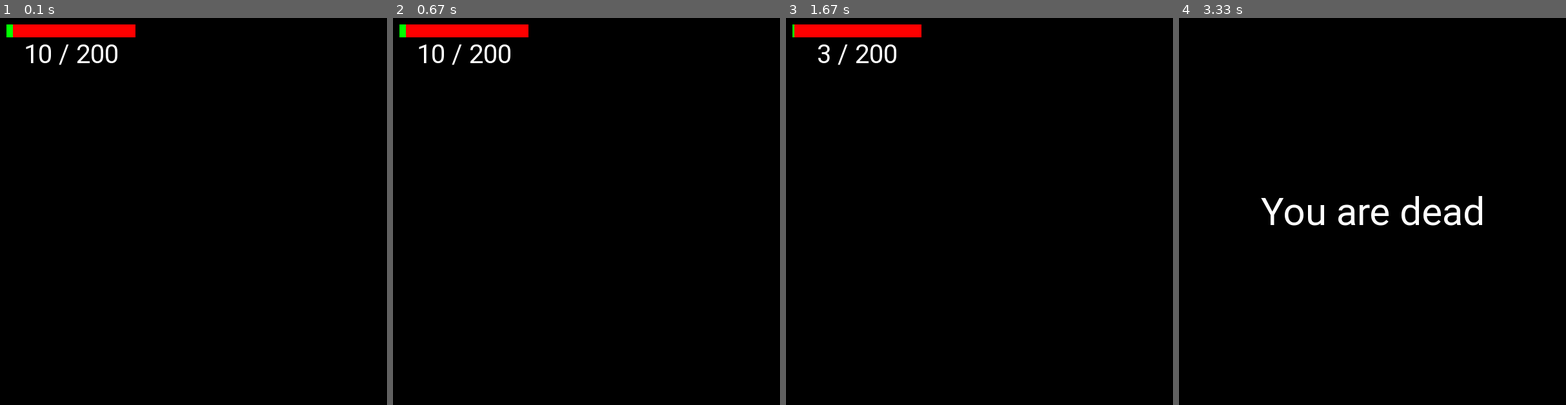
Above: before the commit, frames 1-4 (left to right).
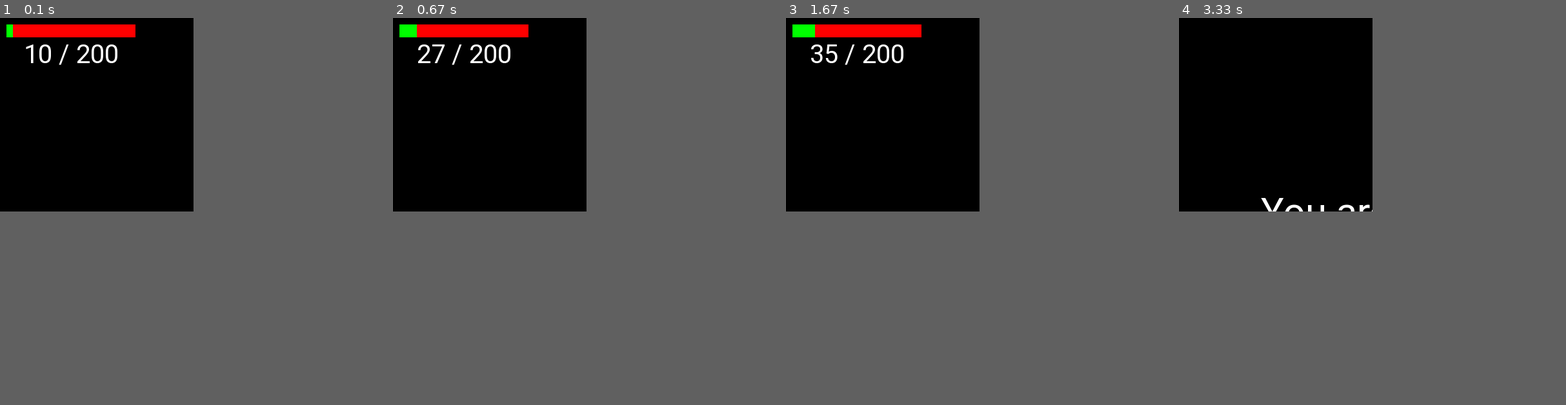
Above: after the commit, the same moments.

Repository: KrystianOstr/Pygame-HowTo
Game: pygame game, started from health_bar.py
Two runs of this game, one before a commit and one after it. Both use one fixed random seed, a clock stepped at 60 frames per second and the inputs below.
Inputs (mouse positions are in pixels of both pictures, inside the frame that each line leads up to):
- Up to frame 1 (0.1 s): no input
- Up to frame 2 (0.67 s): hold Right from 0.33 s (still down)
- Up to frame 3 (1.67 s): release Right at 0.8 s; click (944, 110) at 0.88 s; hold Right 1.17-1.63 s
- Up to frame 4 (3.33 s): hold Left 1.67-2.2 s; hold Left 2.23-2.63 s; click (1213, 161) at 2.72 s; hold Right from 3 s (still down)
The window is 600x600 before the commit and 300x300 after it. Grey fills any space a smaller window leaves; there, only what the larger window draws over its background counts as a difference.

The runs differ from the first frame. In frame 1, only the window size differs. In frame 2, 0.3% of the frame differs, in the area x 3-14%, y 1-12%; in frame 3, 0.7%; in frame 4, 1.1%, in the area x 23-79%, y 46-54%.

Commit message:
added keyboard handle

Diff:
--- a/health_bar.py
+++ b/health_bar.py
@@ -3,8 +3,8 @@
 
 py.init()
 
-SCREEN_WIDTH = 600
-SCREEN_HEIGHT = 600
+SCREEN_WIDTH = 300
+SCREEN_HEIGHT = 300
 FPS = 60
 
 max_health = 200
@@ -52,6 +52,52 @@
     text_rect = text_surface.get_rect(center=(110,85))
     screen.blit(text_surface, text_rect)
 
+def handle_input(event):
+    if event.type == py.MOUSEBUTTONDOWN:
+        handle_mouse(event)
+    if event.type == py.KEYDOWN:
+        handle_keyboard(event)
+
+
+def add_wounds():
+    global game_state, current_health
+
+    current_health -= get_random_value(20)
+    current_health = max(current_health, 0)
+    if current_health <= 0:
+        draw_healthbar()
+        py.display.update()
+        py.time.delay(500)
+        game_state = 'dead'
+
+def add_healing():
+    global current_health,max_health, overheal_text_timer
+    if current_health >= max_health:
+        overheal_text_timer = py.time.get_ticks() + 1000
+        return
+
+    current_health += get_random_value(20, 15)
+    current_health = min(current_health,max_health)
+
+def handle_keyboard(event):
+    global game_state
+    if game_state == 'running':
+        if event.key == py.K_LEFT:
+            add_wounds()
+        if event.key == py.K_RIGHT:
+            add_healing()
+
+
+def handle_mouse(event):
+    global game_state
+    if game_state == "running":
+        if event.button == 1:
+            add_wounds()
+
+        if event.button == 3:
+            add_healing()
+
+
 
 while run:
     clock.tick(FPS)
@@ -66,24 +112,9 @@
         if event.type == py.KEYDOWN:
             if event.key == py.K_ESCAPE:
                 run = False
-        if event.type == py.MOUSEBUTTONDOWN:
-            if game_state == "running":
-                if event.button == 1:
-                    current_health -= get_random_value(20)
-                    current_health = max(current_health, 0)
-                    if current_health <= 0:
-                        draw_healthbar()
-                        py.display.update()
-                        py.time.delay(500)
-                        game_state = 'dead'
-                        break
 
-                if event.button == 3:
-                    if current_health >= max_health:
-                        overheal_text_timer = py.time.get_ticks() + 1000
-                        break
-                    current_health += get_random_value(20, 15)
-                    current_health = min(current_health,max_health)
+
+        handle_input(event)
 
     if game_state == "running":
         draw_healthbar()
